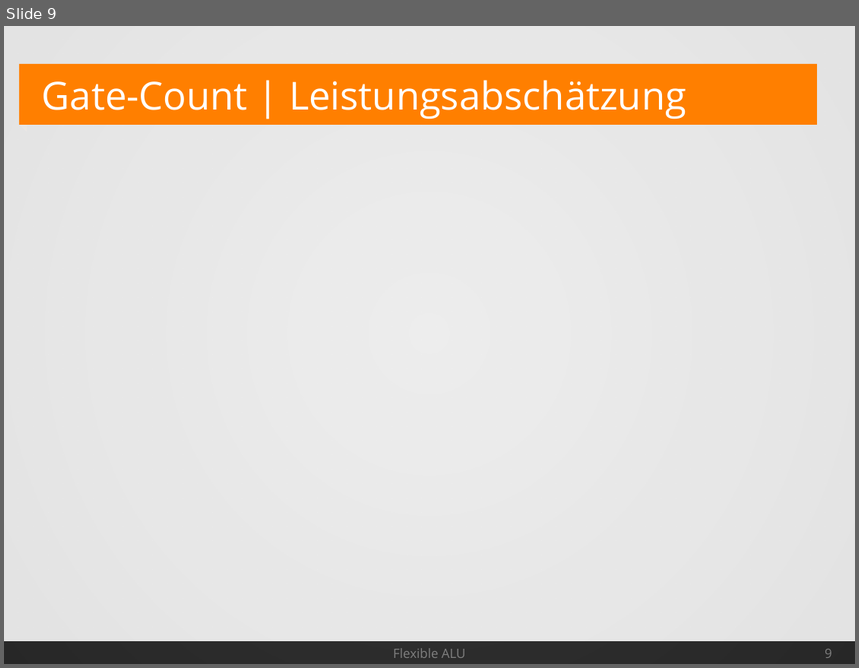
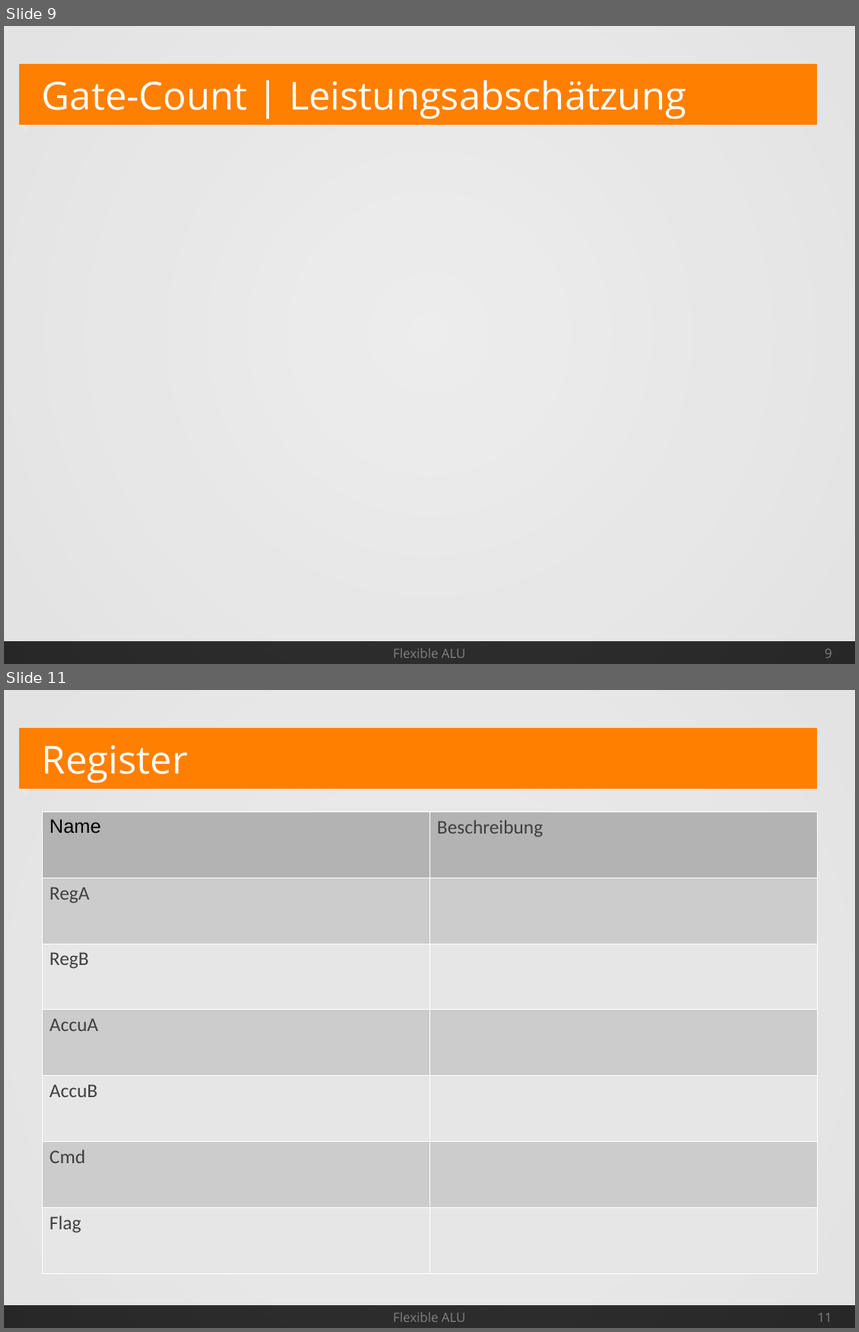
Before and after one commit to Geend/FHDWLogicWorksLib, a slide deck: alu-4/Spec/AluSpec.odp. Shown one above the other, each under a label of ours: slide 9 before the commit, slides 9 and 11 after it; the slides between them are not shown. The pictures are 859x668 and 859x1332 pixels, drawn with LibreOffice and Linux fonts; fonts in the diff are those of the drawing. Boxes give left, top, right and bottom in pixels: in the first picture for what was removed or moved away, otherwise in the second. Text is boxed around its words. In the diff, an @@ line names an element or a change of style, - is before the commit and + after.

```diff
--- a/alu-4/Spec/AluSpec.odp
+++ b/alu-4/Spec/AluSpec.odp
@@ slide 11 added at (x1=4, y1=690, x2=855, y2=1328), background #FFFFFF; not listed: 4 template elements that a slide beside it also shows @@
@@ title added at (x1=42, y1=745, x2=188, y2=783), 36 pt, text #FFFFFF @@
+Register
@@ table added at (x1=42, y1=812, x2=817, y2=1273), 7 rows, 2 columns @@
+Name | Beschreibung
+RegA | 
+RegB | 
+AccuA | 
+AccuB | 
+Cmd | 
+Flag | 
@@ text added at (x1=393, y1=1312, x2=466, y2=1322), 12 pt, text #808080 @@
+Flexible ALU
@@ page number added at (x1=818, y1=1313, x2=832, y2=1322), 12 pt, text #808080 @@
+11
```
Also in this commit, not shown: 2 slides changed, 3 other slides added, 4 other files.
